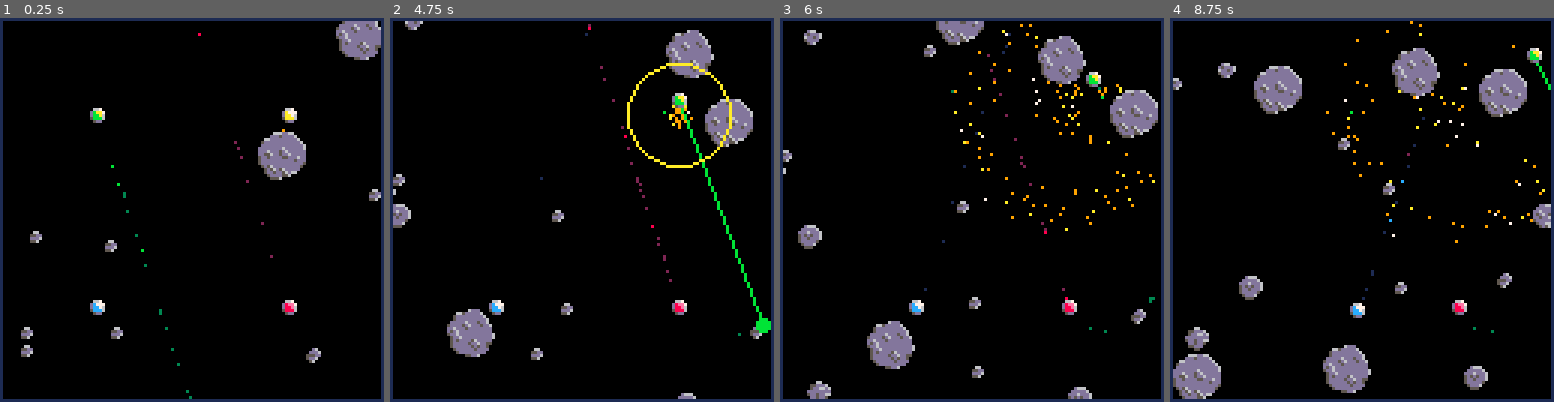
Above: before the commit, frames 1-4 (left to right).
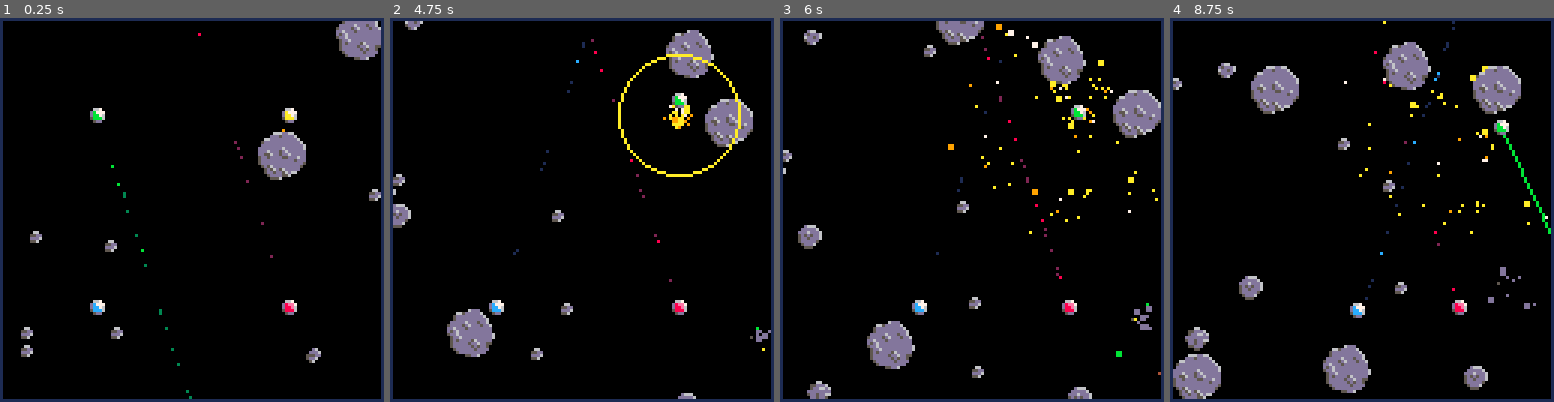
Above: after the commit, the same moments.

Repository: Ramito/PICO-8-Projects
Game: PICO-8 cartridge laserduel.p8
Two runs of this game, one before a commit and one after it. Both use one fixed random seed, a clock stepped at 60 frames per second and the inputs below.
Inputs:
- Up to frame 1 (0.25 s): no input
- Up to frame 2 (4.75 s): tap X (X key) at 0.33, 1.07, 1.85, 2.97, 4.08 s; tap O (Z key) at 0.7, 1.7, 2.1, 2.5, 2.9, 3.3, 3.7, 4.1, 4.5 s; hold Right 1.6-2.1 s; hold Up 2.15-2.42 s; hold Right 2.47-3.03 s; hold Left 3.08-3.58 s; hold Down 3.63-3.97 s; hold Right 4.02-4.68 s; hold Up from 4.73 s (still down)
- Up to frame 3 (6 s): tap O (Z key) at 4.9, 5.3, 5.7 s; release Up at 5.03 s; hold Left 5.08-5.68 s; tap X (X key) at 5.2 s; hold Down from 5.73 s (still down)
- Up to frame 4 (8.75 s): release Down at 6.03 s; hold Right 6.08-6.58 s; tap O (Z key) every 0.4 s from 6.1 to 8.5 s; tap X (X key) at 6.32, 7.43, 8.55 s; hold Right 6.63-7.13 s; hold Up 7.18-7.45 s; hold Right 7.5-8.07 s; hold Left 8.12-8.62 s; hold Down from 8.67 s (still down)

The runs differ from the first frame. In frame 1, less than 0.1% of the frame differs, in the area x 25-27%, y 24-26%; in frame 2, 2.3%; in frame 3, 2.6%; in frame 4, 4.5%, in the area x 21-100%, y 0-83%.

Commit message:
Particle visuals comprehensive pass.

Diff:
--- a/laserduel.p8
+++ b/laserduel.p8
@@ -103,7 +103,7 @@
 	--note we pass ufo position. could cause issues if explosions moved
 	make_exp(ufo.pos,0,50,0.0025)
 	local radius=get_radius(ufo)
-	local particles=160
+	local particles=110
 	local p_i=flr(rnd(#random_arg_vec2-particles))
 	local v_i=flr(rnd(#random_arg_vec2-particles))
 	for i=1,particles do
@@ -119,12 +119,12 @@
 end
 
 function on_asteroid_hit(ast,hit)
-	local kill_prob=0.1*hit.angle*hit.angle
+	local kill_prob=0.5*hit.angle*hit.angle
 	if (kill_prob<(rnd(0.5)+rnd(0.5))) return
 	del(asteroids,ast)
 
 	local radius=get_radius(ast)
-	local particles=2.25*radius*radius
+	local particles=1.8*radius*radius
 	local p_i=flr(rnd(#random_arg_vec2-particles))
 	local v_i=flr(rnd(#random_arg_vec2-particles))
 	for i=1,particles do
@@ -134,7 +134,21 @@
 		pos:add(ast.pos)
 		local vel=get_cached_vec2(2):set(random_arg_vec2[v_i+i]):scale(rnd(0.05))
 		vel:add(ast.vel)
-		make_asteroid_particle(pos,vel,1,60+rnd(2000))
+		make_asteroid_particle(pos,vel,1,90+rnd(1500))
+	end
+	local sparks=0.75*radius*radius
+	p_i=flr(rnd(#random_arg_vec2-sparks))
+	v_i=flr(rnd(#random_arg_vec2-sparks))
+	for i=1,sparks do
+		local normpos=random_arg_vec2[p_i+i]
+		local pos=get_cached_vec2(1):set(normpos)
+		pos:scale(rnd(radius))
+		pos:add(ast.pos)
+		local vel=get_cached_vec2(2):set(random_arg_vec2[v_i+i]):scale(rnd(0.925))
+		vel:add(ast.vel)
+		local palette=5
+		if (i>=0.8*sparks) palette=hit.index
+		make_spark_particle(pos,vel,palette)
 	end
 end
 
@@ -593,6 +607,7 @@
 	hit.normal:set(hit.point):sub(col.pos):normalize()
 	hit.object=col
 	hit.angle=-hit.normal:dot(ld)
+	hit.index=laser.index
 end
 
 function make_hit(laser)
@@ -624,10 +639,10 @@
 end
 
 function spawn_hit_particles(hit,index)
-	local part_count=rnd(5)
+	local part_count=rnd(1.5)
 	local rnd_i=flr(rnd(#random_arg_vec2))
 	for i=1,part_count do
-		local vel=get_cached_vec2(4):set(hit.normal):scale(0.225+rnd(0.225))
+		local vel=get_cached_vec2(4):set(hit.normal):scale(0.225+rnd(0.25))
 		local offset=get_cached_vec2(5):set(random_arg_vec2[1+rnd_i])
 		offset:scale(rnd(0.2))
 		vel:add(offset)
@@ -770,7 +785,11 @@
 
 palettes={}
 function setup_palette()
-	palettes[4]={}
+	local pl = {}
+	pl[8]=11
+	pl[2]=3
+	pl[14]=7
+	palettes[1]=pl
 	local pl = {}
 	pl[8]=10
 	pl[2]=9
@@ -781,11 +800,12 @@
 	pl[2]=1
 	pl[14]=7
 	palettes[3]=pl
+	palettes[4]={}
 	local pl = {}
-	pl[8]=11
-	pl[2]=3
+	pl[8]=4
+	pl[2]=9
 	pl[14]=10
-	palettes[1]=pl
+	palettes[5]=pl
 end
 
 function map_color(pal_idx,color)
@@ -823,7 +843,7 @@
 
 function make_spark_particle(pos,vel,palette)
 	local part=alloc_part()
-	part.life=30+rnd(800),
+	part.life=45+rnd(500),
 	part.pos:set(pos)
 	part.vel:set(vel)
 	part.spark_palette=palette
@@ -832,11 +852,17 @@
 
 function make_asteroid_particle(pos,vel)
 	local part=alloc_part()
-	part.life=30+rnd(800),
+	part.life=60+rnd(750),
 	part.pos:set(pos)
 	part.vel:set(vel)
 	part.spark_palette=-1
-	part.color=5
+	part.large=0.3333>rnd(1)
+	color=13
+	if (0.25>rnd(1)) then
+		color=5
+		if(0.5>rnd(1)) color=6
+	end
+	part.color=color
 end
 
 function update_particles()
@@ -846,7 +872,7 @@
 		part.life-=1
 		if part.life >= 0 then
 			part.pos:add(part.vel)
-			if (part.spark_palette > 0) part.vel:scale(0.97225)
+			if (part.spark_palette > 0) part.vel:scale(0.9725)
 			i+=1
 		else
 			particles[i]=particles[active_particles]
@@ -921,23 +947,45 @@
 	poke(0x6000+addr,color)
 end
 
+function draw_large_pixel(x,y,color)
+	local x=flr(x)
+	if (x<0 or x>=127) return
+	local y=flr(y)
+	if (y<0 or y>=127) return
+	local xdiv=flr(x/2)
+	color=17*color
+	local addr=xdiv+(y*64)
+	poke(0x6000+addr,color)
+	y+=1
+	addr=xdiv+(y*64)
+	poke(0x6000+addr,color)
+end
+
 function draw_particles()
 	for i=1,active_particles do
 		local part = particles[i]
 		if (part.spark_palette > 0) then
-			if (0.8>rnd(1)) then
+			if (0.825>rnd(1)) then
 				local base_color = 8
 				local color_die=rnd(1)
-				if (color_die<0.1) then
+				if (color_die<0.19) then
 					base_color=14
-				elseif (color_die<0.75) then
+				elseif (color_die<0.3) then
 					base_color=2
 				end
 				local color = map_color(part.spark_palette,base_color)
-				draw_pixel(part.pos.x,part.pos.y,color)
+				if (0.175>rnd(1)) then
+					draw_large_pixel(part.pos.x,part.pos.y,color)
+				else
+					draw_pixel(part.pos.x,part.pos.y,color)
+				end
 			end
 		else
-			draw_pixel(part.pos.x,part.pos.y,part.color)
+			if (part.large) then
+				if (0.65>rnd(1))draw_large_pixel(part.pos.x,part.pos.y,part.color)
+			else
+				draw_pixel(part.pos.x,part.pos.y,part.color)
+			end
 		end
 	end
 end
